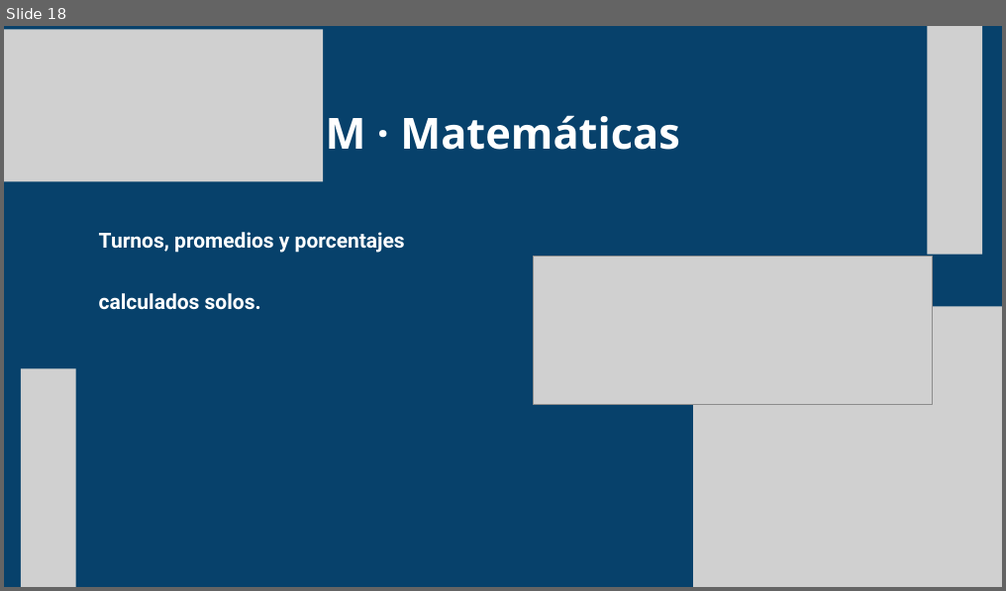
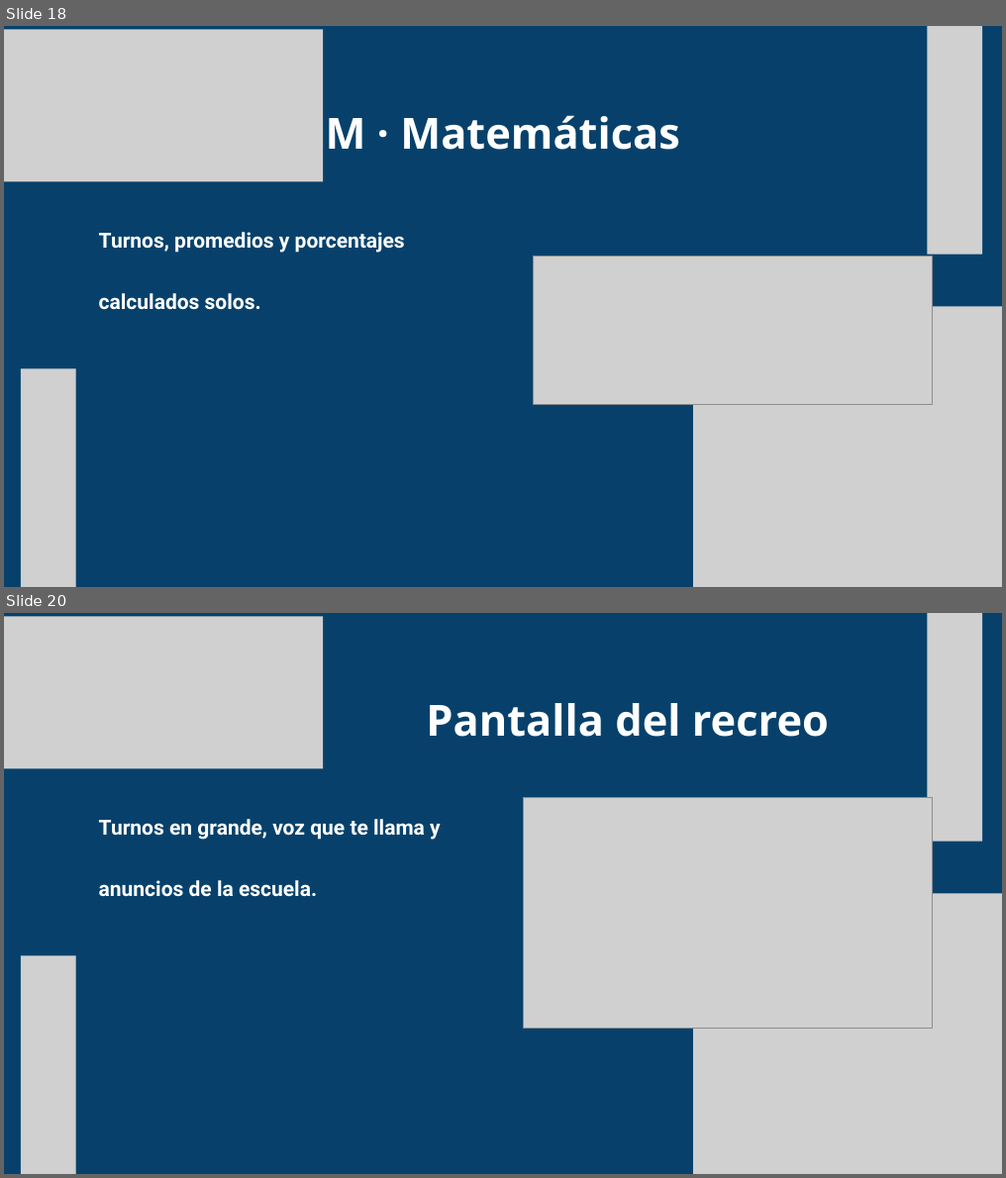
Before and after one commit to ejercitopalomazi9111-arch/mazi-central, a slide deck: fadori/presentacion/Fadori-STEAM.pptx. Shown one above the other, each under a label of ours: slide 18 before the commit, slides 18 and 20 after it; the slides between them are not shown. The pictures are 1006x591 and 1006x1178 pixels, drawn with LibreOffice and Linux fonts; fonts in the diff are those of the drawing; grey boxes stand for pictures. Boxes give left, top, right and bottom in pixels: in the first picture for what was removed or moved away, otherwise in the second. Text is boxed around its words. In the diff, an @@ line names an element or a change of style, - is before the commit and + after.

```diff
--- a/fadori/presentacion/Fadori-STEAM.pptx
+++ b/fadori/presentacion/Fadori-STEAM.pptx
@@ slide 20 added at (x1=4, y1=613, x2=1002, y2=1174), background #07416B @@
@@ picture added at (x1=4, y1=616, x2=323, y2=769) @@
@@ picture added at (x1=927, y1=613, x2=982, y2=842) @@
@@ text added at (x1=426, y1=703, x2=829, y2=737), 62 pt, text #FFFFFF, bold @@
+Pantalla del recreo
@@ text added at (x1=99, y1=819, x2=441, y2=897), 30 pt, text #FFFFFF, bold @@
+Turnos en grande, voz que te llama y anuncios de la escuela.
@@ picture added at (x1=523, y1=797, x2=932, y2=1028) @@
@@ picture added at (x1=693, y1=893, x2=1002, y2=1173) @@
@@ picture added at (x1=21, y1=957, x2=76, y2=1174) @@
```
Also in this commit, not shown: 5 slides changed, 5 other slides added, 21 other files.
